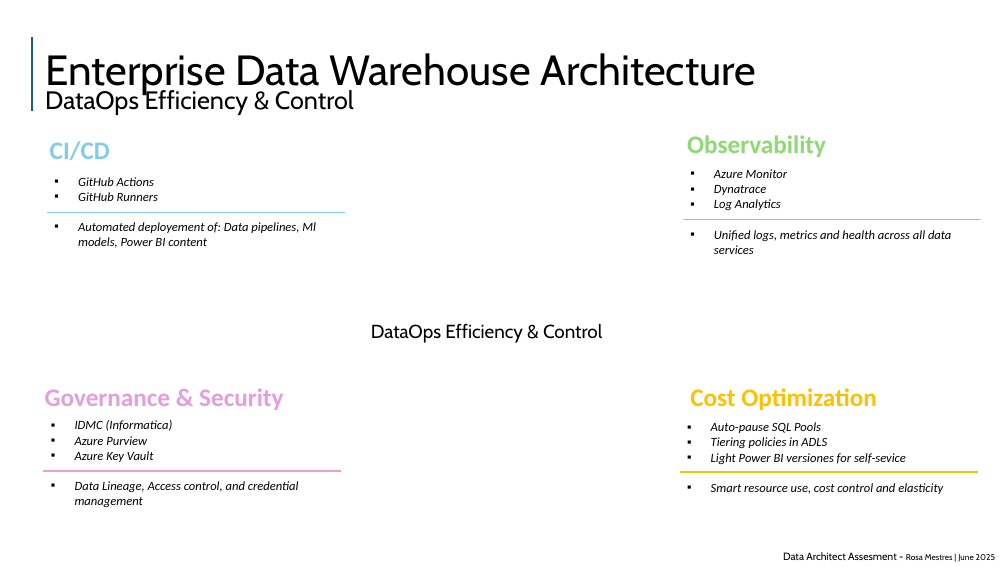
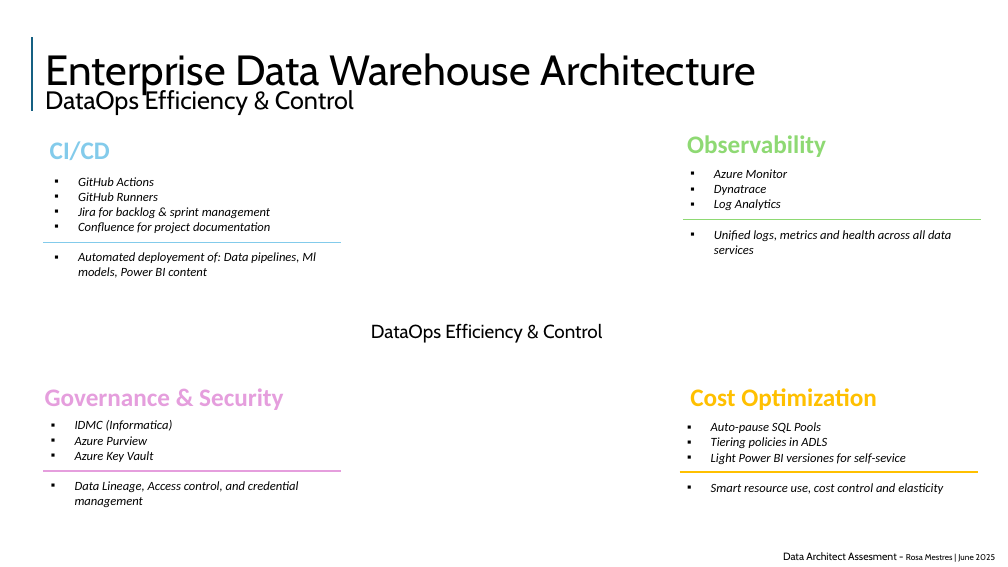
Before and after one commit to rmhuoc/etl_assesment, a slide deck: slide 6 of PyETL/ppt/data_architect_assesment_v1_copy.pptx. Drawn at 1008x567 pixels with LibreOffice and Linux fonts; fonts in the diff are those of the drawing. Boxes give left, top, right and bottom in pixels: in the first picture for what was removed or moved away, otherwise in the second. Text is boxed around its words. In the diff, an @@ line names an element or a change of style, - is before the commit and + after.

```diff
--- a/PyETL/ppt/data_architect_assesment_v1_copy.pptx
+++ b/PyETL/ppt/data_architect_assesment_v1_copy.pptx
@@ text at [78,207,270,233]: paragraphs added @@
+▪ Jira for backlog & sprint management
+▪ Confluence for project documentation
@@ line moved from (47, 212) - (345, 212) to (44, 243) - (342, 243) @@
```
Also in this commit, not shown: 1 other slide changed, 9 other files.
